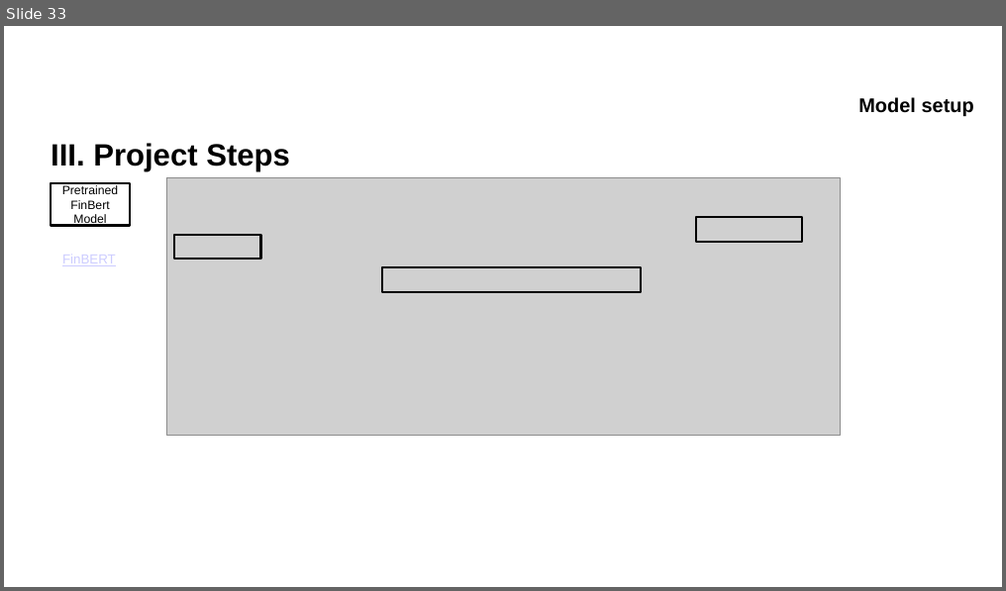
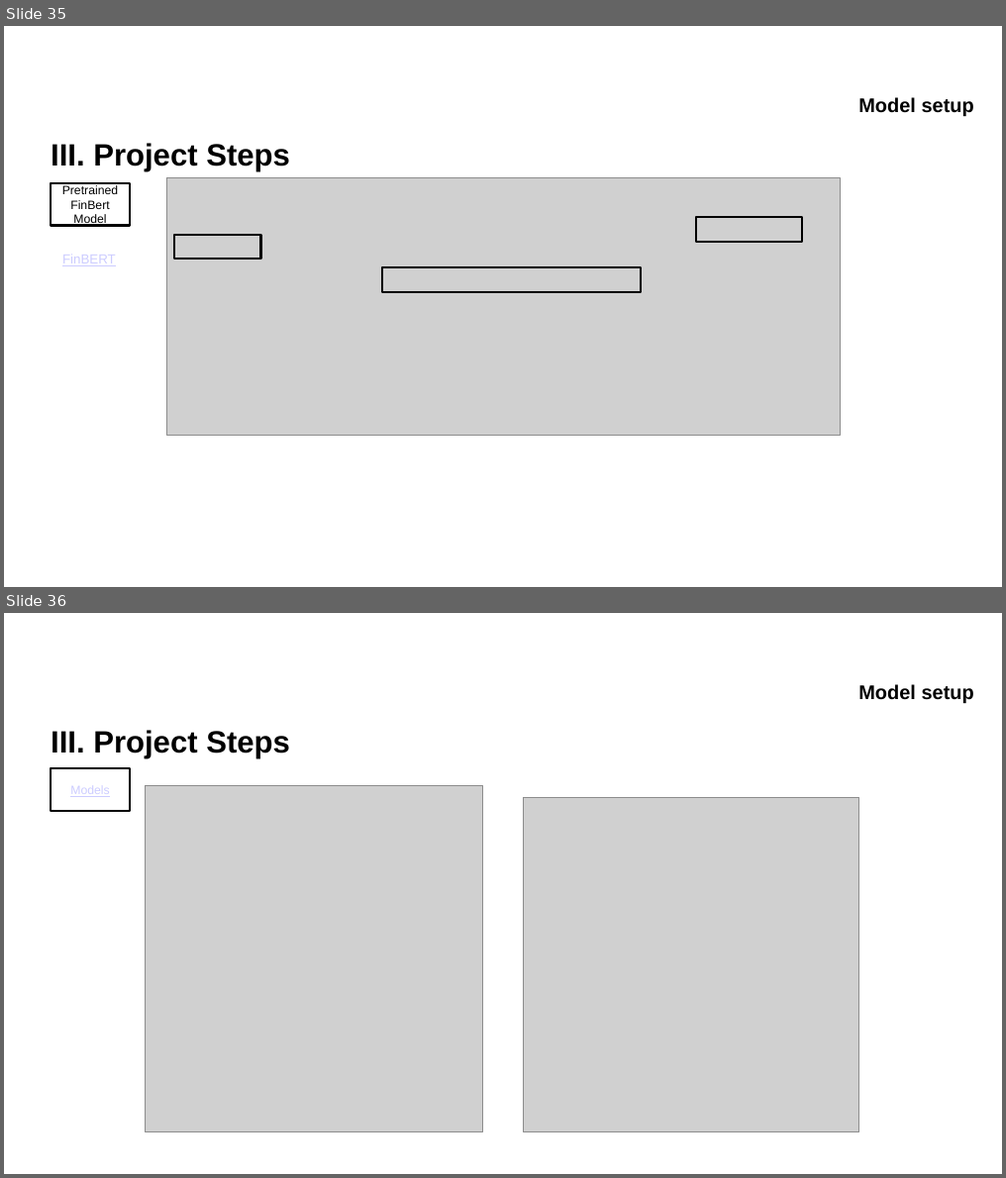
Before and after one commit to RobertHennings/OpenCampus_Sentiment_Project, a slide deck: Summary/SentimentAnalysisFinal.pptx. Shown one above the other, each under a label of ours: slide 33 before the commit, slides 35 and 36 after it. The pictures are 1006x591 and 1006x1178 pixels, drawn with LibreOffice and Linux fonts; fonts in the diff are those of the drawing; grey boxes stand for pictures; background and template pictures are left out. Boxes give left, top, right and bottom in pixels: in the first picture for what was removed or moved away, otherwise in the second. Text is boxed around its words. In the diff, an @@ line names an element or a change of style, - is before the commit and + after.

```diff
--- a/Summary/SentimentAnalysisFinal.pptx
+++ b/Summary/SentimentAnalysisFinal.pptx
@@ slide 36 added at [4, 613, 1002, 1174], background #FFFFFF @@
@@ text added at [858, 684, 974, 703], 18 pt, text #000000, bold @@
+Model setup
@@ text added at [51, 730, 290, 759], 28 pt, text #000000, bold @@
+III. Project Steps
@@ rectangle added at [51, 769, 130, 811], outline #000000 2 pt, 11 pt, text #CCCCFF, underline @@
+Models
@@ picture added at [145, 785, 483, 1133] @@
@@ picture added at [523, 797, 858, 1133] @@
@@ what was slide 33 is now slide 35 @@
```
Also in this commit, not shown: 5 slides changed, 4 other slides added, 1 slide removed, 1 other file.
